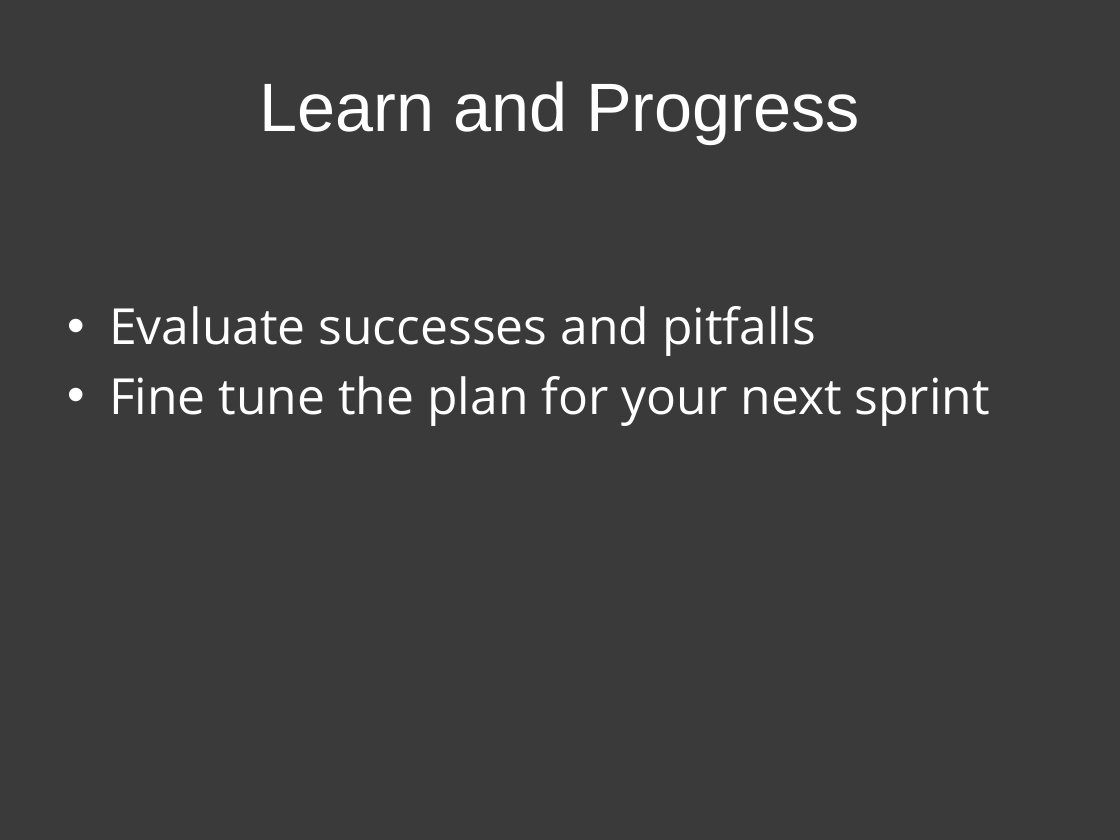
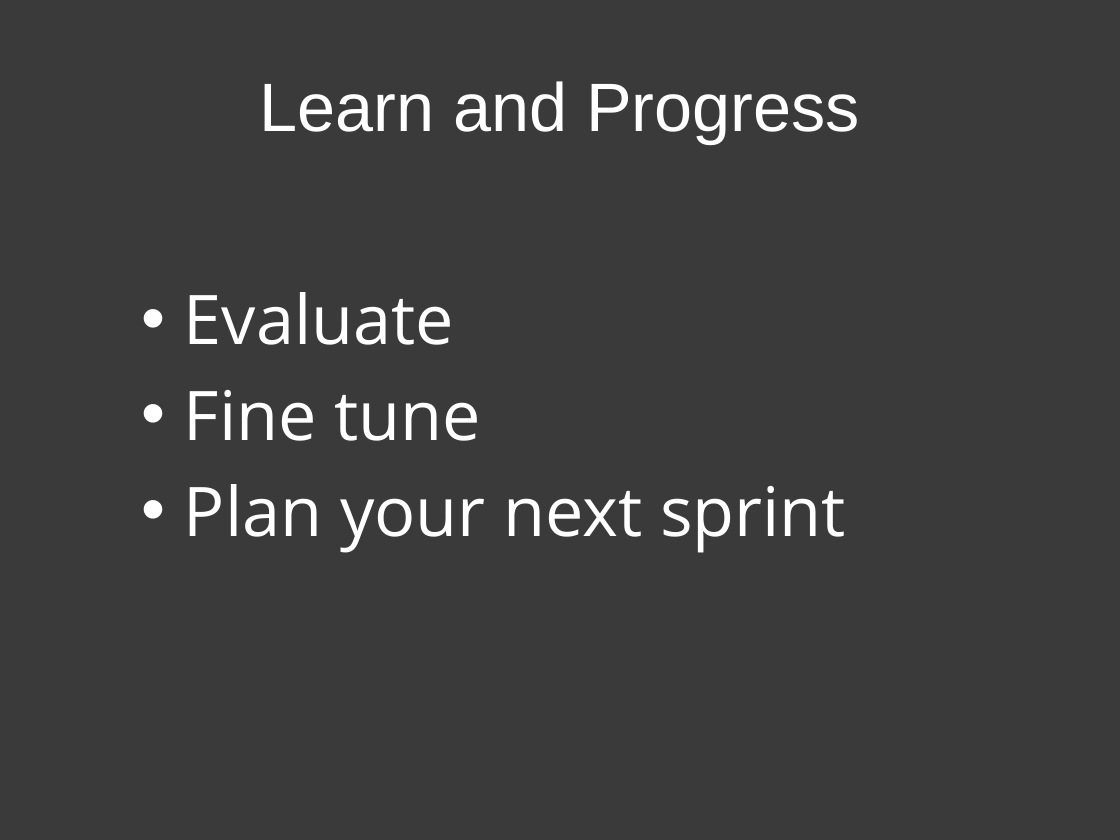
Before and after one commit to patik/code-sprint, a slide deck: slide 20 of code-sprint.pptx. Drawn at 1120x840 pixels with LibreOffice and Linux fonts; fonts in the diff are those of the drawing. Boxes give left, top, right and bottom in pixels: in the first picture for what was removed or moved away, otherwise in the second. Text is boxed around its words. In the diff, an @@ line names an element or a change of style, - is before the commit and + after.

```diff
--- a/code-sprint.pptx
+++ b/code-sprint.pptx
@@ text at (184,292,846,553): text changed; size 32 to 44 pt @@
-• Evaluate successes and pitfalls
-• Fine tune the plan for your next sprint
+• Evaluate
+• Fine tune
+• Plan your next sprint
```
Also in this commit, not shown: 14 other slides changed, 1 other file.
